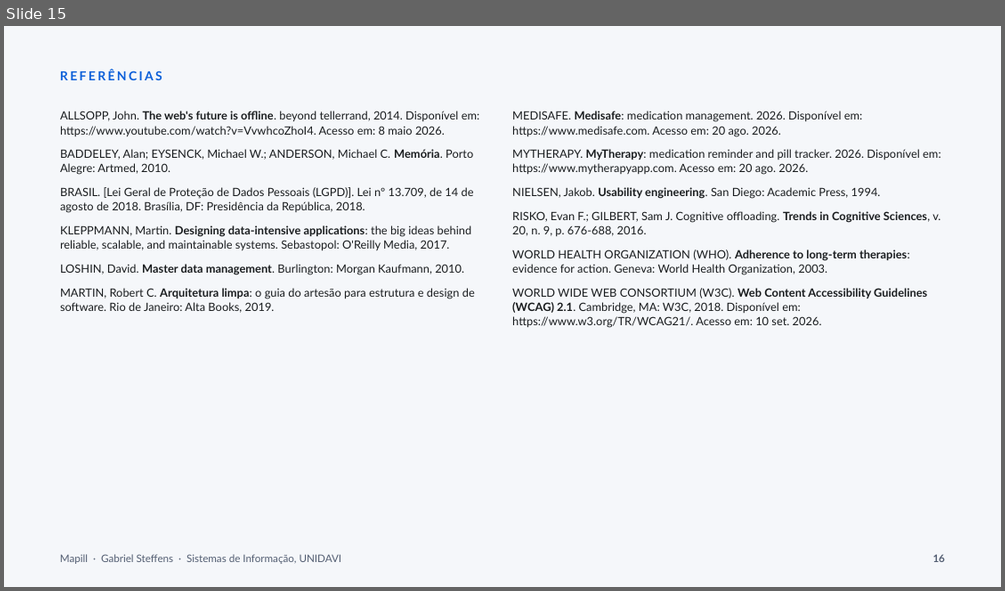
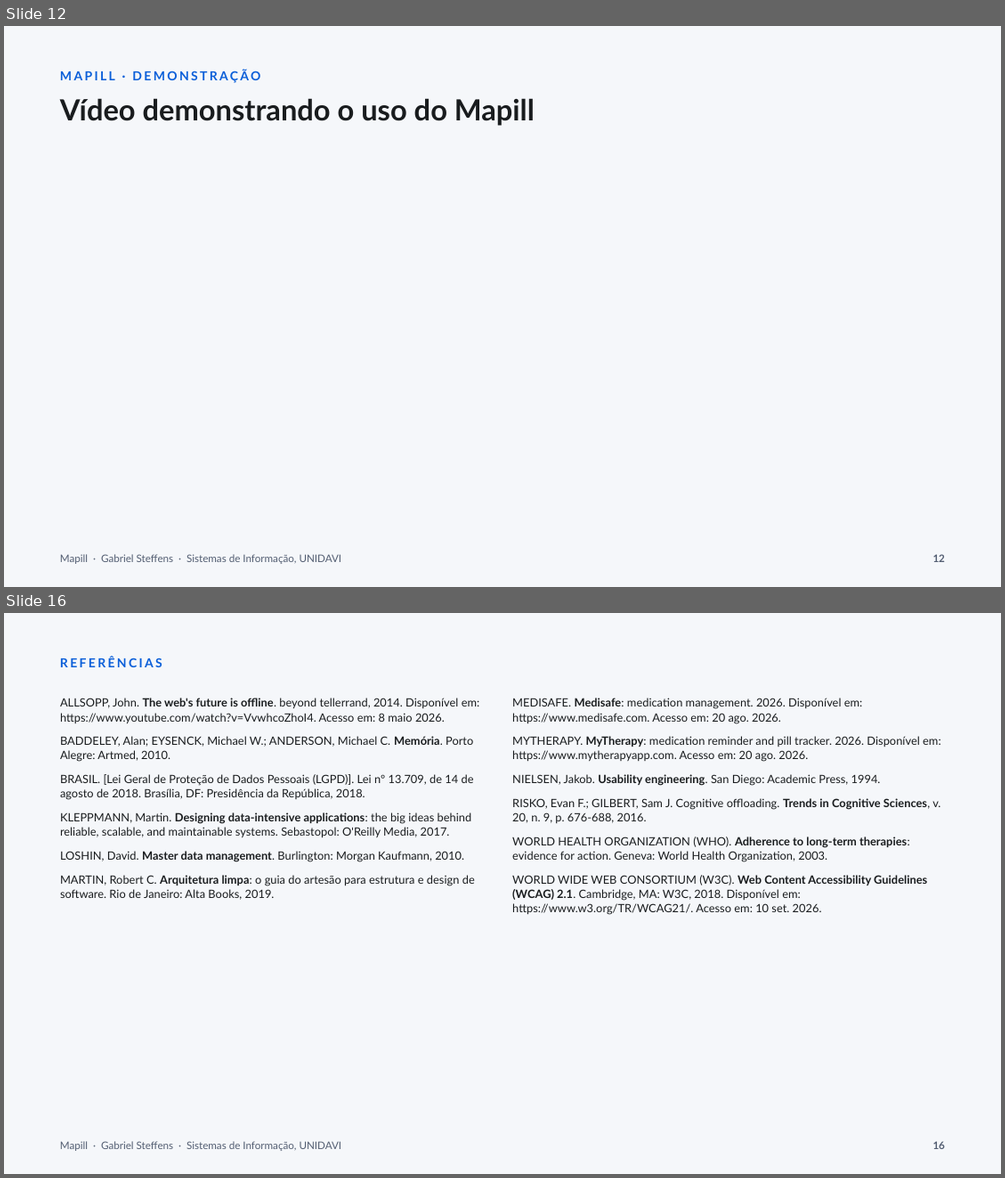
Before and after one commit to gabste8831/Mapill-Health-App, a slide deck: docs/tcc/apresentacao-mapill.pptx. Shown one above the other, each under a label of ours: slide 15 before the commit, slides 12 and 16 after it; the slides between them are not shown. The pictures are 1005x591 and 1005x1178 pixels, drawn with LibreOffice and Linux fonts; fonts in the diff are those of the drawing. Boxes give left, top, right and bottom in pixels: in the first picture for what was removed or moved away, otherwise in the second. Text is boxed around its words. In the diff, an @@ line names an element or a change of style, - is before the commit and + after.

```diff
--- a/docs/tcc/apresentacao-mapill.pptx
+++ b/docs/tcc/apresentacao-mapill.pptx
@@ slide 12 added at (x1=4, y1=26, x2=1001, y2=587), background #F5F7FA @@
@@ text added at (x1=60, y1=70, x2=260, y2=83), 12 pt, text #0B5FD9, bold @@
+MAPILL · DEMONSTRAÇÃO
@@ text added at (x1=60, y1=98, x2=534, y2=126), 28 pt, text #191C1E, bold @@
+Vídeo demonstrando o uso do Mapill
@@ text added at (x1=60, y1=554, x2=342, y2=564), 10 pt, text #545F73 @@
+Mapill · Gabriel Steffens · Sistemas de Informação, UNIDAVI
@@ text added at (x1=933, y1=554, x2=945, y2=562), 10 pt, text #545F73, bold @@
+12
@@ what was slide 15 is now slide 16 @@
```
Also in this commit, not shown: 6 slides changed, 1 other slide added, 1 slide removed.
